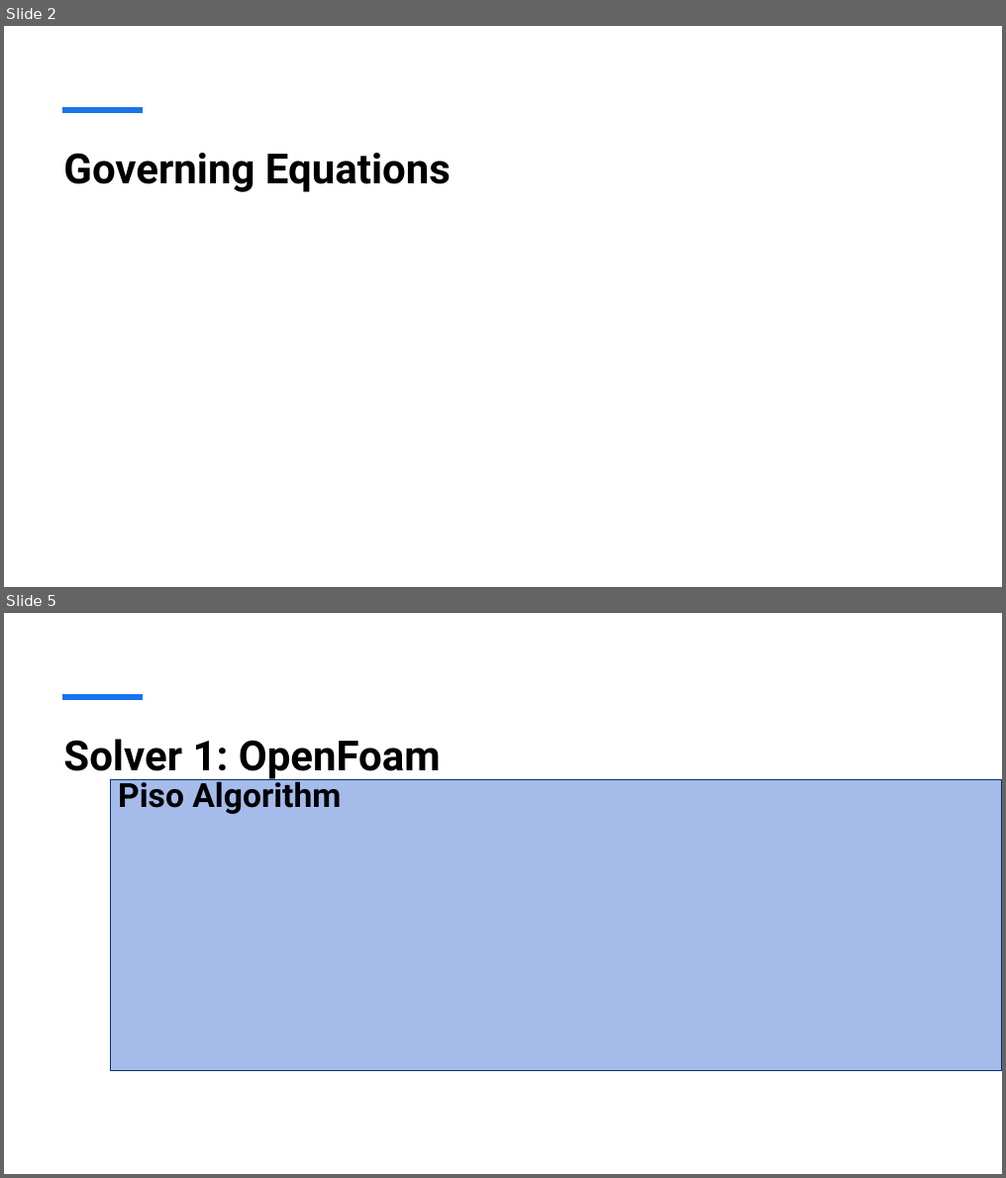
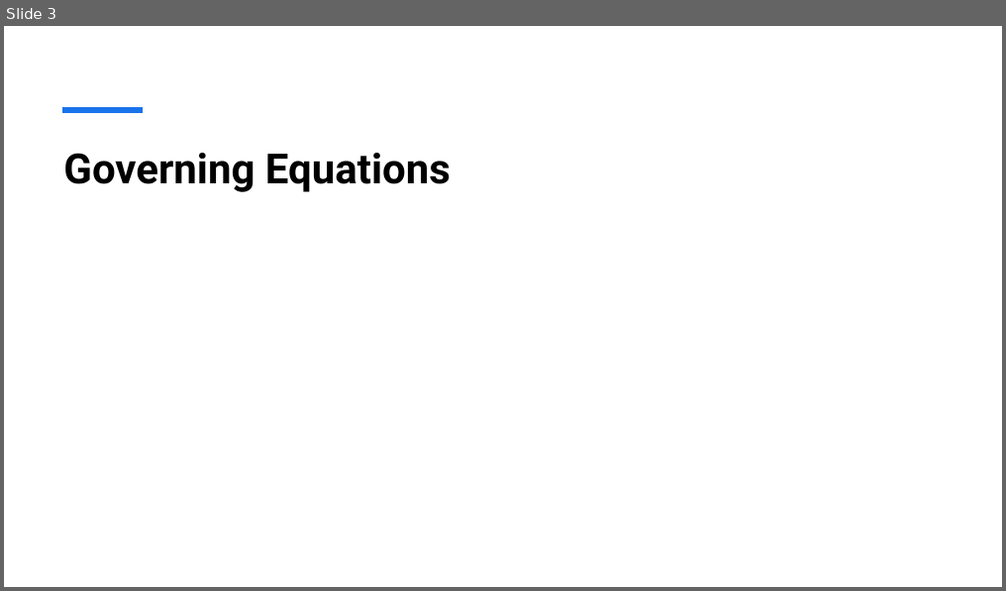
Before and after one commit to henrikhaug1/MEK4470, a slide deck: Presentation1.pptx. Shown one above the other, each under a label of ours: slides 2 and 5 before the commit, slide 3 after it; the slides between them are not shown. The pictures are 1006x1178 and 1006x591 pixels, drawn with LibreOffice and Linux fonts; fonts in the diff are those of the drawing; grey boxes stand for pictures. Boxes give left, top, right and bottom in pixels: in the first picture for what was removed or moved away, otherwise in the second. Text is boxed around its words. In the diff, an @@ line names an element or a change of style, - is before the commit and + after.

```diff
--- a/Presentation1.pptx
+++ b/Presentation1.pptx
@@ slide 5 removed at box(4, 613, 1002, 1174), background #FFFFFF; not listed: 1 template element that a slide beside it also shows @@
@@ title removed at box(63, 739, 441, 780) @@
-Solver 1: OpenFoam
@@ rectangle removed at box(110, 780, 1002, 1071) @@
@@ text removed at box(118, 776, 341, 814) @@
-Piso Algorithm
@@ what was slide 2 is now slide 3 @@
```
Also in this commit, not shown: 7 slides changed, 7 slides added, 4 other slides removed, 18 other files.
